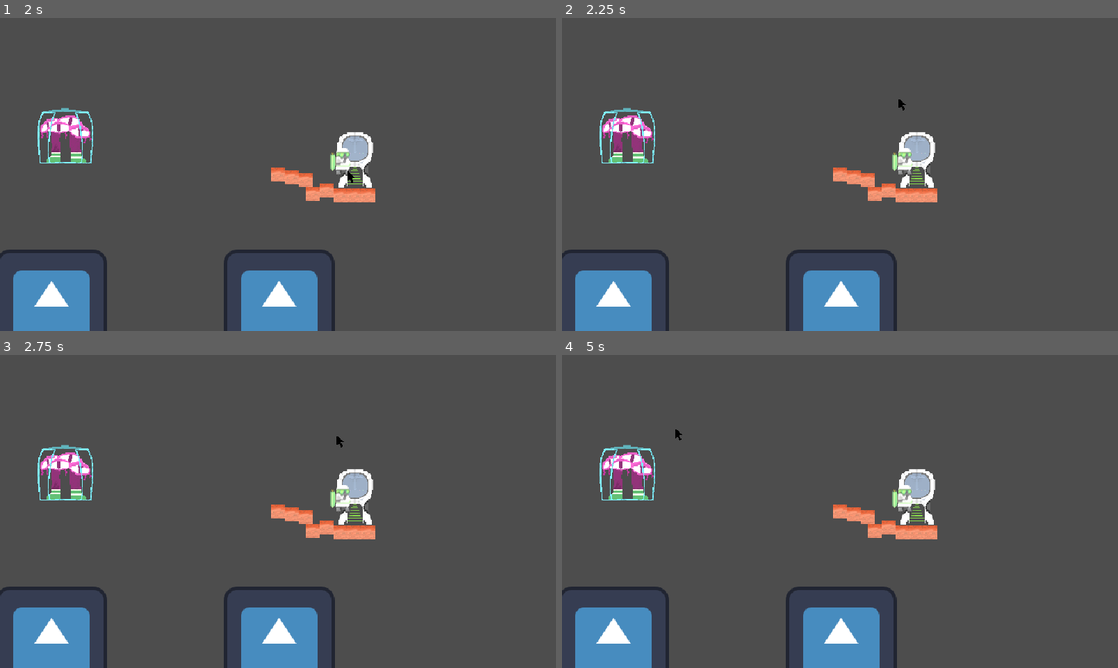
Above: before the commit, frames 1-4 (two rows, left to right).
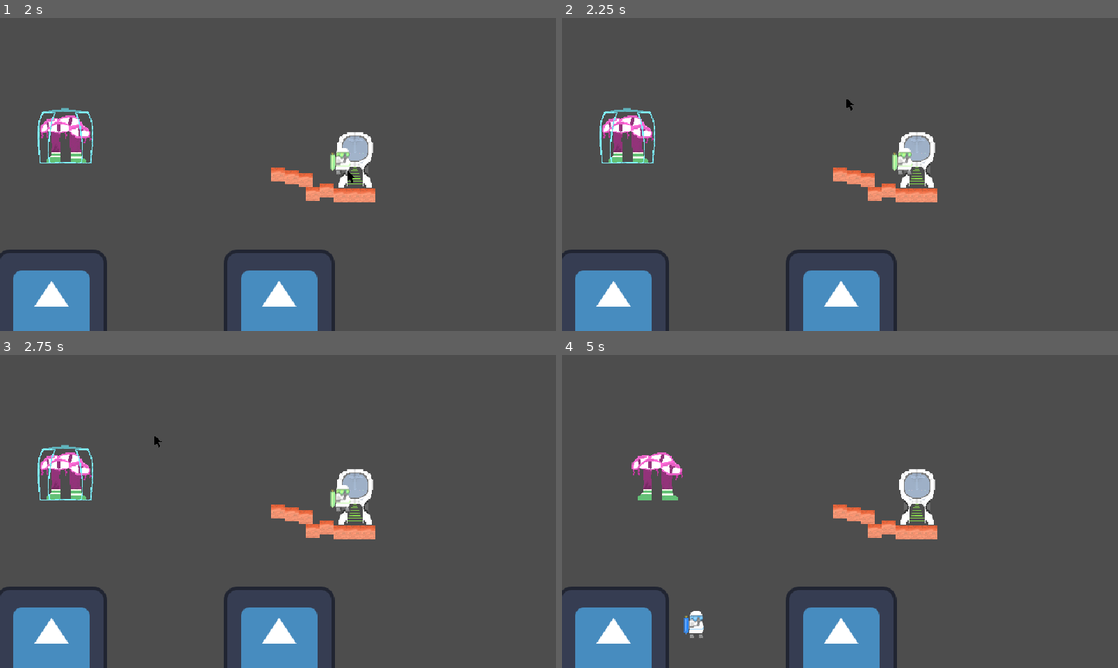
Above: after the commit, the same moments.

Repository: LeResteDuMonde/GameJamPSU
Game: Godot game, scene res://scene/Main.tscn
Two runs of this game, one before a commit and one after it. Both use one fixed random seed, a clock stepped at 60 frames per second and the inputs below. The engine's default icon, where the game draws it, is replaced by a stand-in: a white triangle on a blue panel in a dark square.
Inputs (mouse positions are in pixels of both pictures, inside the frame that each line leads up to):
- Up to frame 1 (2 s): tap Enter at 0.5 s; move the mouse to (400, 158) at 0.52 s; hold D (right) from 0.53 s (still down); click (400, 158) at 0.6 s; tap Space (jump) at 0.77, 1.52 s; move the mouse to (166, 190) at 1.27 s; click (166, 190) at 1.35 s
- Up to frame 2 (2.25 s): move the mouse to (895, 105) at 2.02 s; release D (right) at 2.03 s; hold A (left, bound only after the commit) from 2.03 s (still down); click (895, 105) at 2.1 s
- Up to frame 3 (2.75 s): keep holding A (left, bound only after the commit)
- Up to frame 4 (5 s): move the mouse to (812, 574) at 2.77 s; release A (left, bound only after the commit) at 2.78 s; hold D (right) 2.78-4.28 s; click (812, 574) at 2.85 s; tap Space (jump) at 3.02, 3.77, 4.25, 4.52 s; move the mouse to (1006, 558) at 3.52 s; click (1006, 558) at 3.6 s; move the mouse to (673, 464) at 4.27 s; hold A (left, bound only after the commit) from 4.28 s (still down); click (673, 464) at 4.35 s

Frame 1 is identical in both runs. In frame 2, less than 0.1% of the frame differs, in the area x 51-62%, y 26-30%; in frame 3, less than 0.1%; in frame 4, 2.0%, in the area x 6-63%, y 23-91%.

Commit message:
tileMap

Diff:
--- a/project.godot
+++ b/project.godot
@@ -39,7 +39,7 @@
 
 left={
 "deadzone": 0.5,
-"events": [Object(InputEventKey,"resource_local_to_scene":false,"resource_name":"","device":-1,"window_id":0,"alt_pressed":false,"shift_pressed":false,"ctrl_pressed":false,"meta_pressed":false,"pressed":false,"keycode":0,"physical_keycode":81,"key_label":0,"unicode":113,"echo":false,"script":null)
+"events": [Object(InputEventKey,"resource_local_to_scene":false,"resource_name":"","device":-1,"window_id":0,"alt_pressed":false,"shift_pressed":false,"ctrl_pressed":false,"meta_pressed":false,"pressed":false,"keycode":0,"physical_keycode":65,"key_label":0,"unicode":113,"echo":false,"script":null)
 , Object(InputEventJoypadMotion,"resource_local_to_scene":false,"resource_name":"","device":-1,"axis":0,"axis_value":-1.0,"script":null)
 , Object(InputEventJoypadMotion,"resource_local_to_scene":false,"resource_name":"","device":-1,"axis":2,"axis_value":-1.0,"script":null)
 ]
--- /dev/null
+++ b/scene/Level.tscn
@@ -0,0 +1,8 @@
+[gd_scene load_steps=2 format=3 uid="uid://dcap0fd4yk14k"]
+
+[ext_resource type="Script" path="res://script/tiles.gd" id="1_tuho5"]
+
+[node name="Level" type="Node2D"]
+
+[node name="Tiles" type="Node2D" parent="."]
+script = ExtResource("1_tuho5")
--- a/scene/Main.tscn
+++ b/scene/Main.tscn
@@ -1,11 +1,13 @@
-[gd_scene load_steps=7 format=3 uid="uid://r2jg2qa78ljk"]
+[gd_scene load_steps=9 format=3 uid="uid://r2jg2qa78ljk"]
 
 [ext_resource type="PackedScene" uid="uid://3n3atoqehe5u" path="res://scene/Player.tscn" id="1_5qlf1"]
+[ext_resource type="PackedScene" uid="uid://b8tfkx4yebvud" path="res://scene/Cursor.tscn" id="1_mgw5y"]
 [ext_resource type="PackedScene" uid="uid://c81jqkjhumv0x" path="res://scene/Platform.tscn" id="2_kb0mr"]
 [ext_resource type="PackedScene" uid="uid://7keiadubnxu6" path="res://scene/MoovingPlatform.tscn" id="5_x6sdr"]
 [ext_resource type="PackedScene" uid="uid://clx0tvtrn2uj6" path="res://scene/CagedMonster.tscn" id="6_3gsa4"]
 [ext_resource type="PackedScene" uid="uid://dn6nb5cwjnt1m" path="res://scene/StarShip.tscn" id="7_l1aai"]
 [ext_resource type="PackedScene" uid="uid://bpr17yvdebkct" path="res://scene/Tile.tscn" id="7_siwmh"]
+[ext_resource type="PackedScene" uid="uid://dcap0fd4yk14k" path="res://scene/Level.tscn" id="8_gc05f"]
 
 [node name="Main" type="Node2D"]
 position = Vector2(2, -2)
@@ -51,6 +53,9 @@
 
 [node name="Platform" parent="." instance=ExtResource("2_kb0mr")]
 
+[node name="Cursor" parent="." instance=ExtResource("1_mgw5y")]
+visible = false
+
 [node name="MoovingPlatform" parent="." instance=ExtResource("5_x6sdr")]
 visible = false
 position = Vector2(339, 74)
@@ -63,3 +68,5 @@
 
 [node name="Player" parent="." instance=ExtResource("1_5qlf1")]
 position = Vector2(0, -32)
+
+[node name="Level" parent="." instance=ExtResource("8_gc05f")]
--- /dev/null
+++ b/script/tiles.gd
@@ -0,0 +1,24 @@
+extends Node
+
+#@export var tileMap : Resource
+var path = "res://tileMap/tileMap.txt"
+var tileR = preload("res://scene/Tile.tscn")
+
+const WIDTH = 40
+const HEIGHT = 22
+const SIZE = 16
+
+func _ready():
+	var tileMap = loadFile(path)
+
+	for i in range(HEIGHT):
+		for j in range(WIDTH):
+			tileMap[j*i]
+
+
+	pass # Replace with function body.
+
+func loadFile(filePath):
+	var file = FileAccess.open(filePath, FileAccess.READ)
+	var content = file.get_as_text()
+	return content
Not shown, added: tileMap/tileMap.txt
